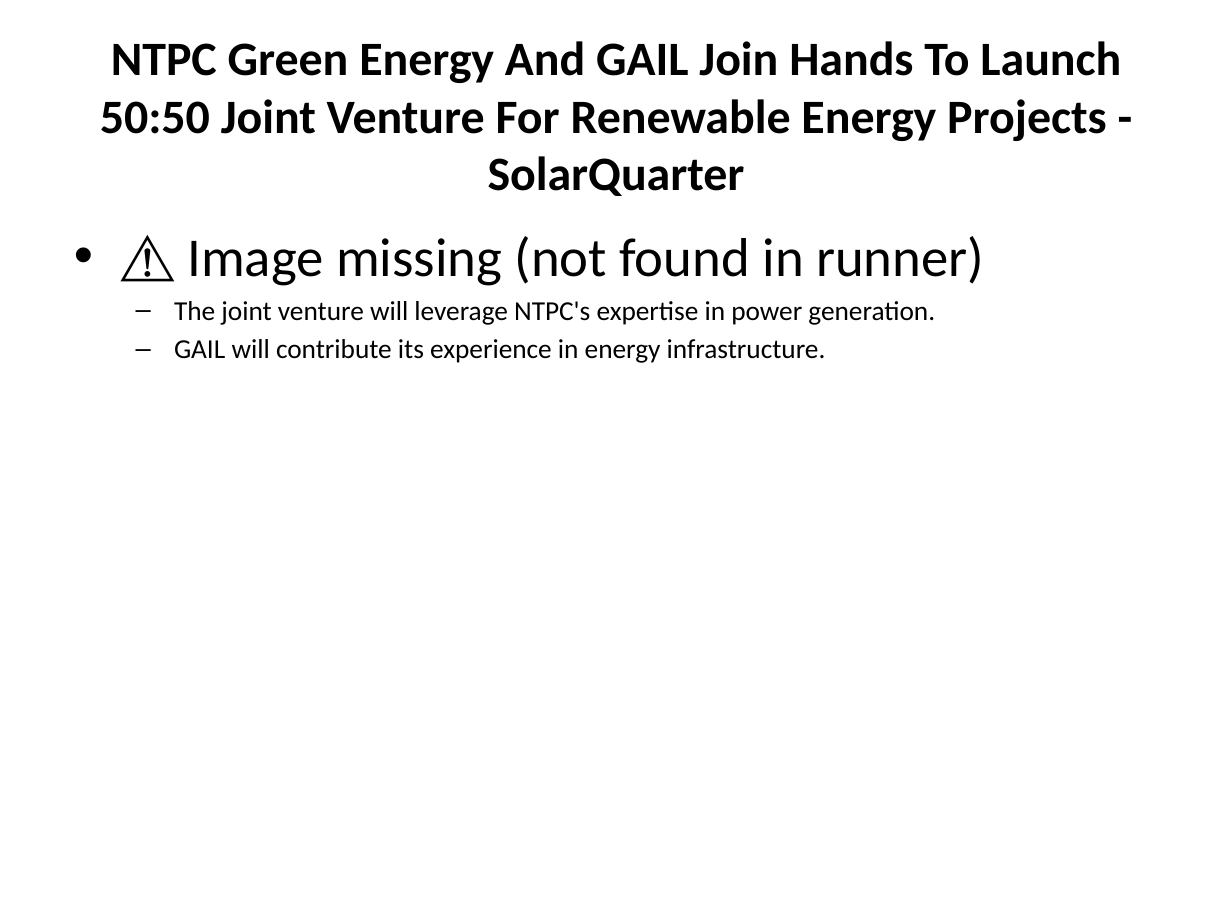
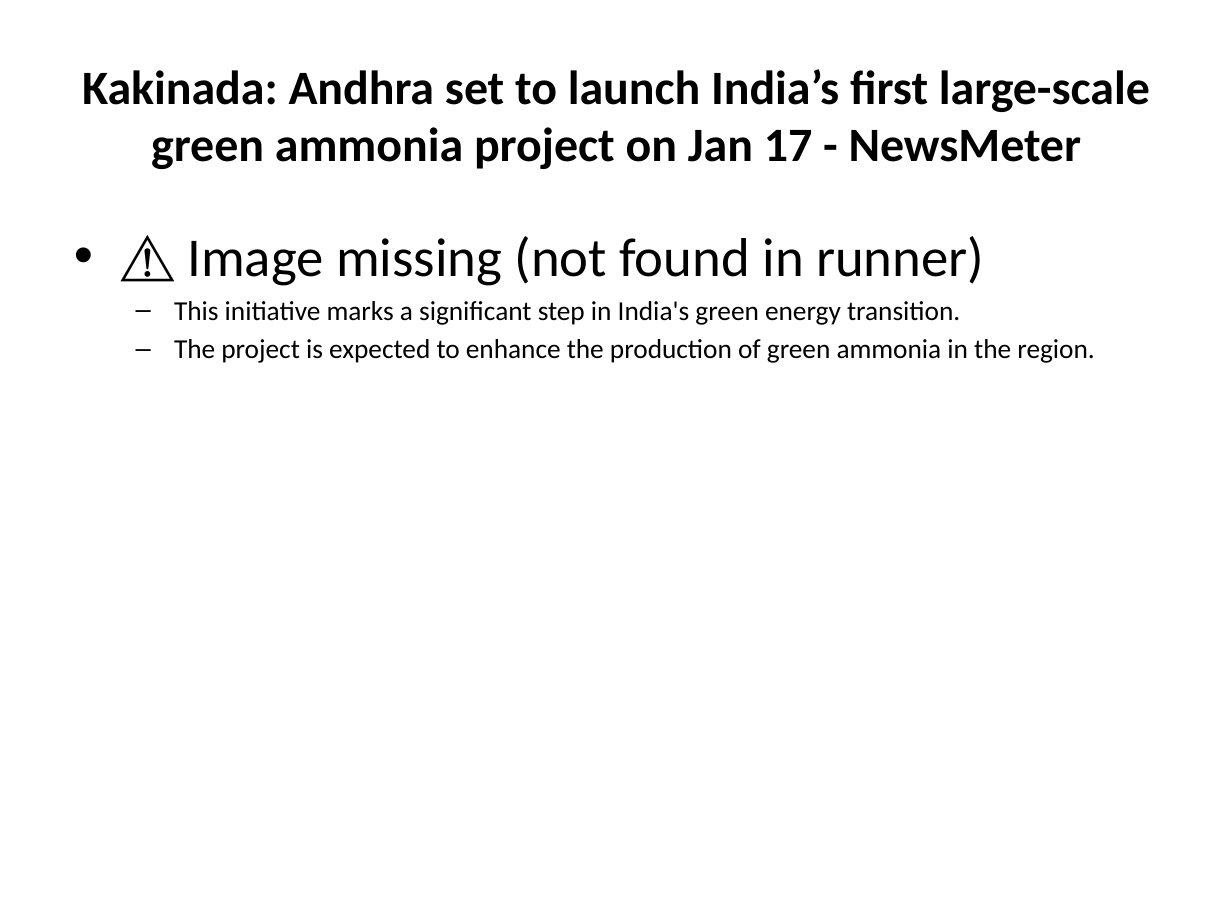
Before and after one commit to gauravsiemens1988/Linkedin-AI-Agent_Personal, a slide deck: slide 3 of drafts/linkedin_carousel.pptx. Drawn at 1232x924 pixels with LibreOffice and Linux fonts; fonts in the diff are those of the drawing. Boxes give left, top, right and bottom in pixels: in the first picture for what was removed or moved away, otherwise in the second. Text is boxed around its words. In the diff, an @@ line names an element or a change of style, - is before the commit and + after.

```diff
--- a/drafts/linkedin_carousel.pptx
+++ b/drafts/linkedin_carousel.pptx
@@ title at <box>82,69,1150,169</box>: text changed @@
-NTPC Green Energy And GAIL Join Hands To Launch 50:50 Joint Venture For Renewable Energy Projects - SolarQuarter
+Kakinada: Andhra set to launch India’s first large-scale green ammonia project on Jan 17 - NewsMeter
@@ text at <box>174,301,1094,363</box>: text changed @@
-  – The joint venture will leverage NTPC's expertise in power generation.
-  – GAIL will contribute its experience in energy infrastructure.
+  – This initiative marks a significant step in India's green energy transition.
+  – The project is expected to enhance the production of green ammonia in the region.
```
Also in this commit, not shown: 5 other slides changed, 1 other file.
